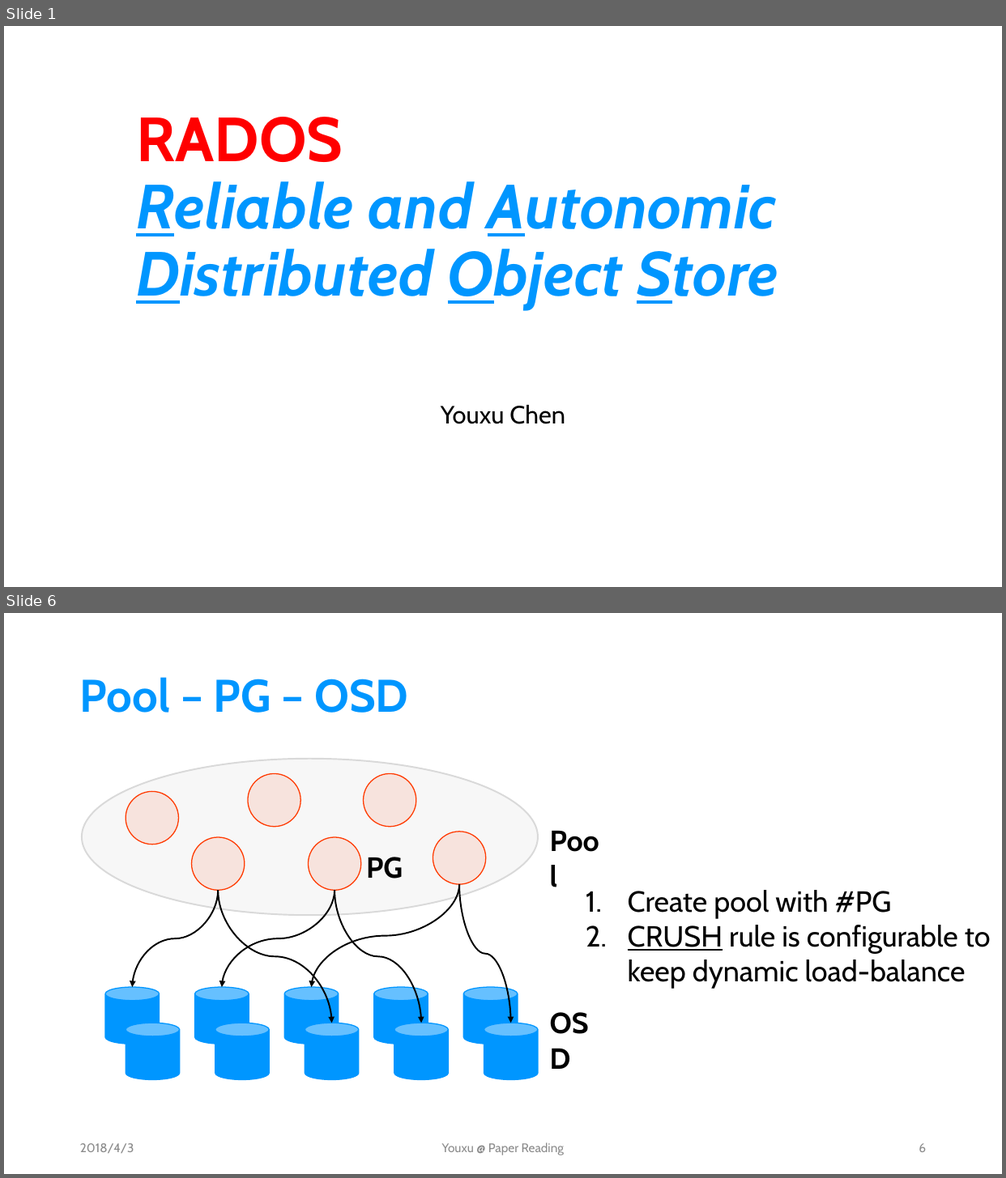
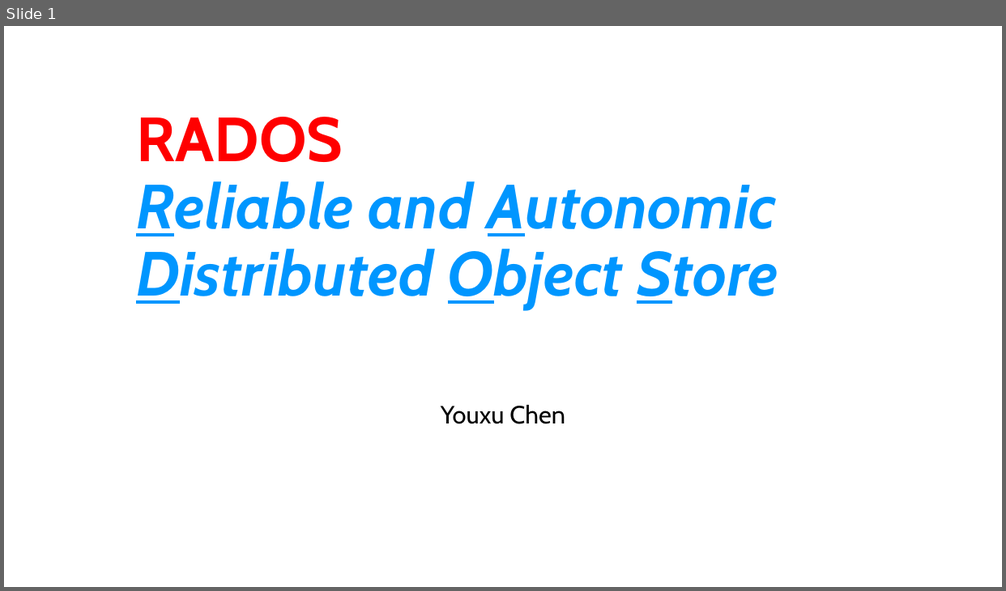
Before and after one commit to Youxu-Chen/Document-Ceph, a slide deck: RADOS.pptx. Shown one above the other, each under a label of ours: slides 1 and 6 before the commit, slide 1 after it; the slides between them are not shown. The pictures are 1006x1178 and 1006x591 pixels, drawn with LibreOffice and Linux fonts; fonts in the diff are those of the drawing. Boxes give left, top, right and bottom in pixels: in the first picture for what was removed or moved away, otherwise in the second. Text is boxed around its words. In the diff, an @@ line names an element or a change of style, - is before the commit and + after.

```diff
--- a/RADOS.pptx
+++ b/RADOS.pptx
@@ slide 6 removed at (x1=4, y1=613, x2=1002, y2=1174), background #FFFFFF @@
@@ title removed at (x1=80, y1=677, x2=408, y2=713) @@
-Pool – PG – OSD
@@ text removed at (x1=628, y1=890, x2=991, y2=989) @@
-1. Create pool with #PG
-2. CRUSH rule is configurable to keep dynamic load-balance
@@ group removed at (x1=82, y1=759, x2=616, y2=1080): 10 cylinders, 7 ellipses, 6 curved arrows, 3 texts @@
-Pool
-PG
-OSD
@@ text removed at (x1=80, y1=1144, x2=134, y2=1153) @@
-2018/4/3
@@ text removed at (x1=442, y1=1143, x2=564, y2=1156) @@
-Youxu @ Paper Reading
@@ page number removed at (x1=918, y1=1144, x2=926, y2=1152) @@
-6
```
Also in this commit, not shown: 6 slides changed, 13 slides added, 1 other slide removed, 1 other file.
